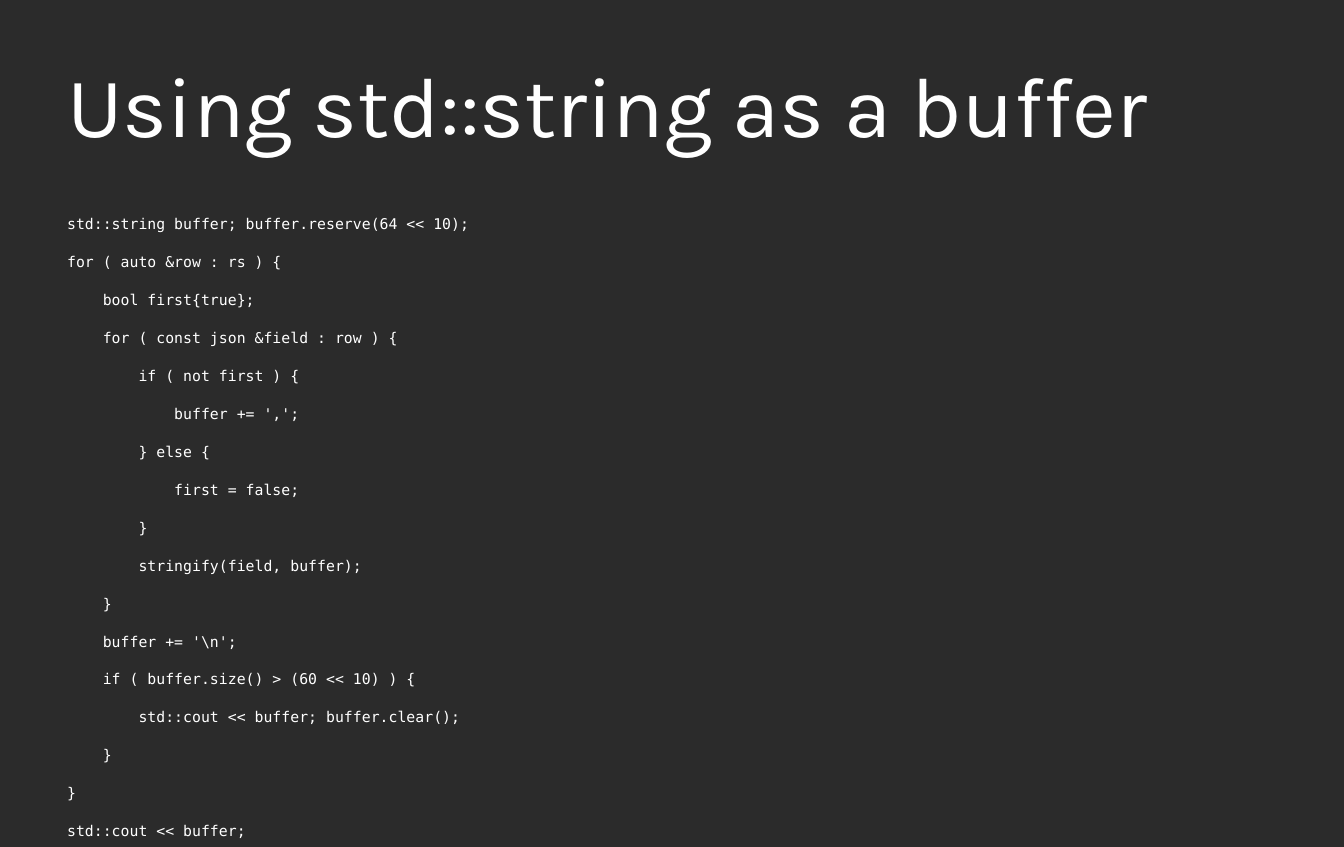
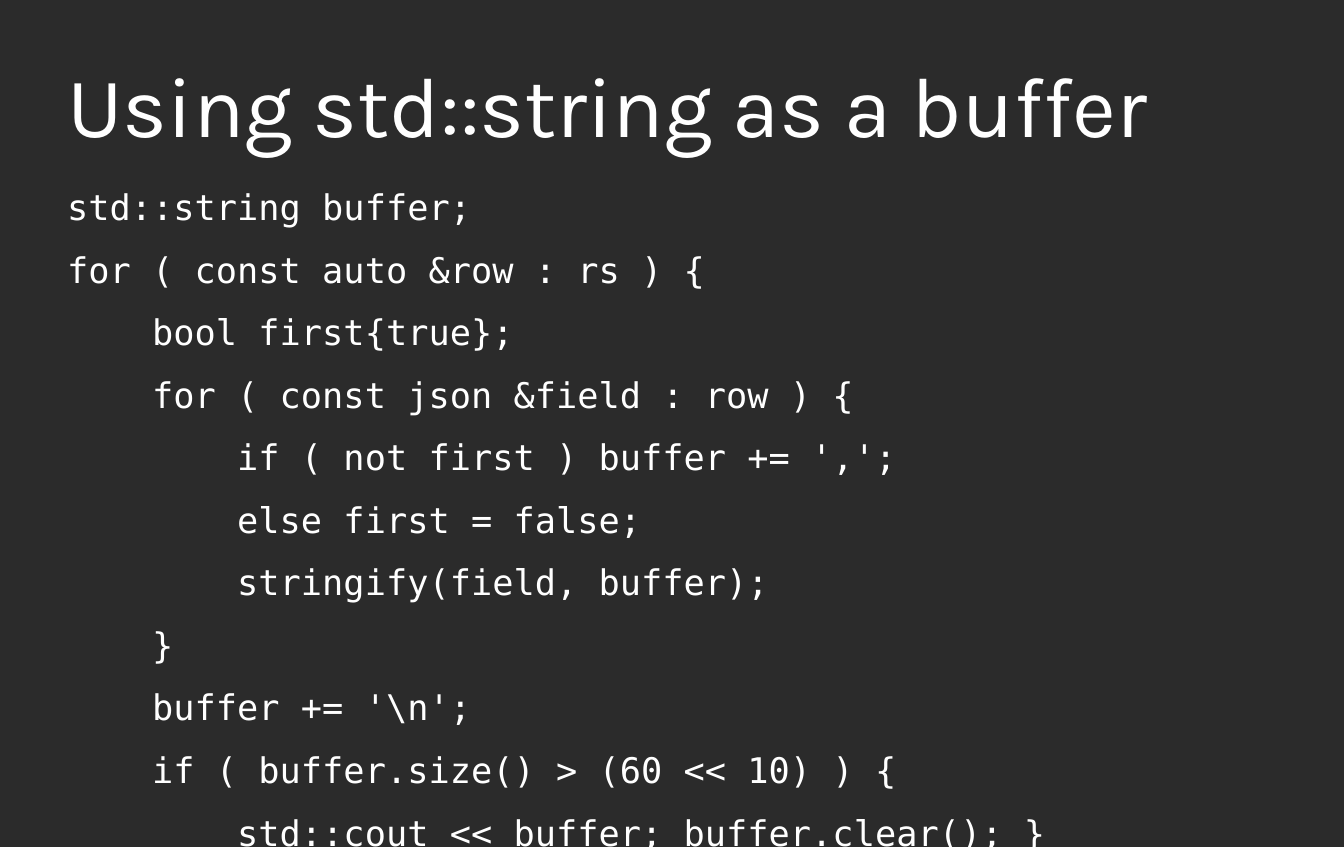
Before and after one commit to KayEss/cpp-designing4performance, a slide deck: slide 16 of slides/Designing APIs For Performance.odp (slide 15 before the commit). Drawn at 1344x847 pixels with LibreOffice and Linux fonts; fonts in the diff are those of the drawing; background and template pictures are left out; a plain dark background stands for a picture behind light text. Boxes give left, top, right and bottom in pixels: in the first picture for what was removed or moved away, otherwise in the second. Text is boxed around its words. In the diff, an @@ line names an element or a change of style, - is before the commit and + after.

```diff
--- a/slides/Designing APIs For Performance.odp
+++ b/slides/Designing APIs For Performance.odp
@@ text at box(67, 193, 620, 284): text changed; size 10.4 to 24.8 pt @@
-std::string buffer; buffer.reserve(64 << 10);
-for ( auto &row : rs ) {
+std::string buffer;
+for ( const auto &row : rs ) {
@@ text "std::string buffer;": place and size @@
-text "std::string buffer;" at box(67, 217, 469, 724)
+text "std::string buffer;" at box(67, 193, 1003, 847)
@@ text at box(152, 318, 811, 788): size 10.4 to 24.8 pt in "bool first{true};", "for ( const json &field : row ...", "stringify(field, buffer);", "}" and 4 more places @@
@@ text at box(237, 443, 727, 538): text changed; size 10.4 to 24.8 pt @@
-if ( not first ) {
-buffer += ',';
-} else {
-first = false;
-}
+if ( not first ) buffer += ',';
+else first = false;
@@ text at box(237, 819, 1003, 847): text changed; size 10.4 to 24.8 pt @@
-std::cout << buffer; buffer.clear();
-}
+std::cout << buffer; buffer.clear(); }
```
Also in this commit, not shown: 7 slides added, 2 slides removed, 1 other file.
